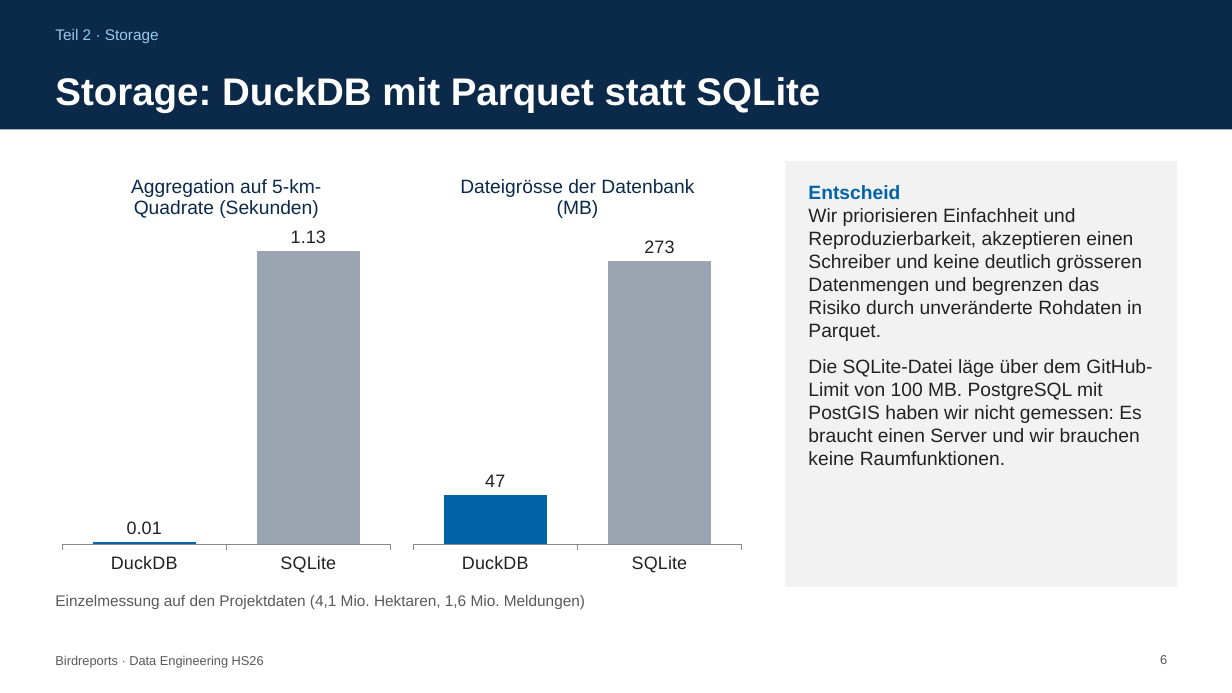
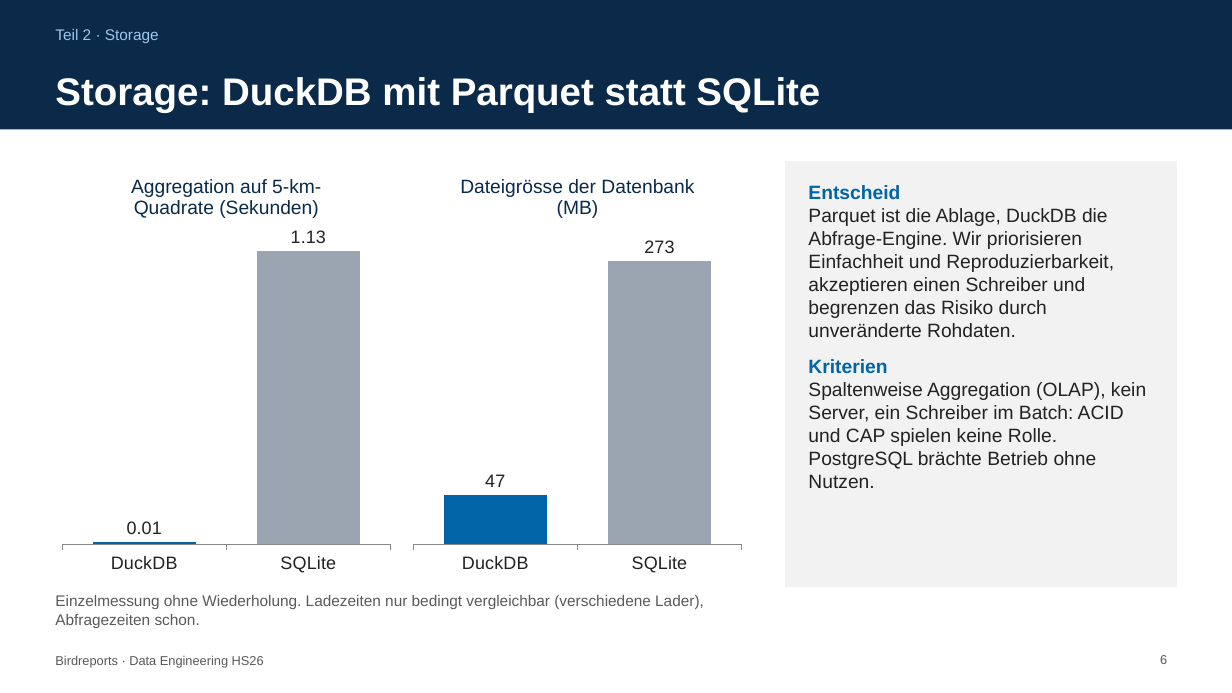
Before and after one commit to zhaw-marc/birdreports, a slide deck: slide 6 of docs/presentation/daeng_kolloquium1_rama_stermcnik_vogelmann_birdreports.pptx. Drawn at 1232x693 pixels with LibreOffice and Linux fonts; fonts in the diff are those of the drawing. Boxes give left, top, right and bottom in pixels: in the first picture for what was removed or moved away, otherwise in the second. Text is boxed around its words. In the diff, an @@ line names an element or a change of style, - is before the commit and + after.

```diff
--- a/docs/presentation/daeng_kolloquium1_rama_stermcnik_vogelmann_birdreports.pptx
+++ b/docs/presentation/daeng_kolloquium1_rama_stermcnik_vogelmann_birdreports.pptx
@@ text at bbox=[808, 208, 1146, 488]: text changed @@
-Wir priorisieren Einfachheit und Reproduzierbarkeit, akzeptieren einen Schreiber und keine deutlich grösseren Datenmengen und begrenzen das Risiko durch unveränderte Rohdaten in Parquet.
-Die SQLite-Datei läge über dem GitHub-Limit von 100 MB. PostgreSQL mit PostGIS haben wir nicht gemessen: Es braucht einen Server und wir brauchen keine Raumfunktionen.
+Parquet ist die Ablage, DuckDB die Abfrage-Engine. Wir priorisieren Einfachheit und Reproduzierbarkeit, akzeptieren einen Schreiber und begrenzen das Risiko durch unveränderte Rohdaten.
+Kriterien
+Spaltenweise Aggregation (OLAP), kein Server, ein Schreiber im Batch: ACID und CAP spielen keine Rolle. PostgreSQL brächte Betrieb ohne Nutzen.
@@ text at bbox=[55, 595, 704, 628]: text changed @@
-Einzelmessung auf den Projektdaten (4,1 Mio. Hektaren, 1,6 Mio. Meldungen)
+Einzelmessung ohne Wiederholung. Ladezeiten nur bedingt vergleichbar (verschiedene Lader), Abfragezeiten schon.
```
Also in this commit, not shown: 7 other slides changed, 1 slide added, 10 other files.
